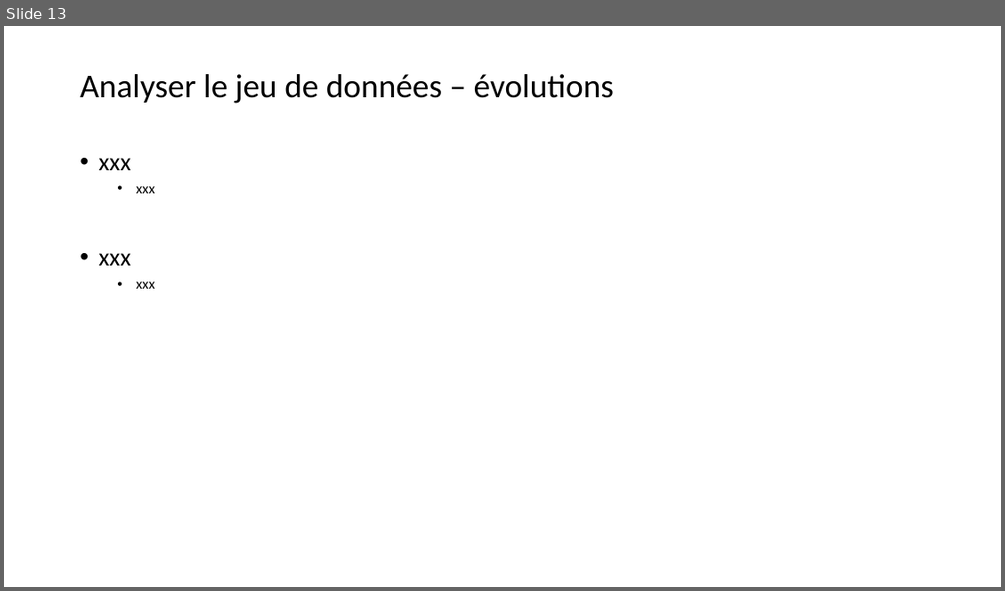
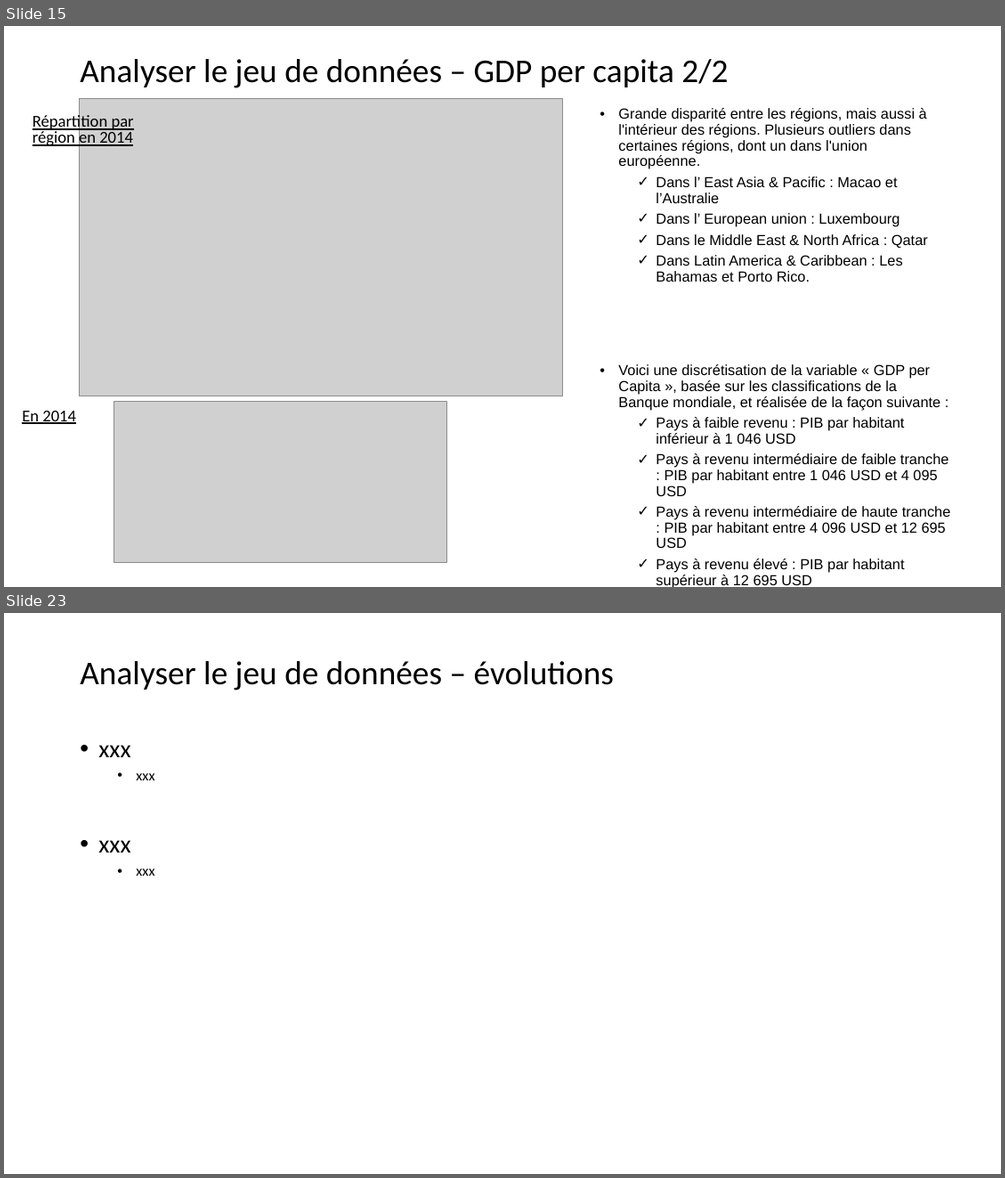
Before and after one commit to ludovic-source/Data_scientist_formation, a slide deck: livrables/Projet_2_presentation_Ludovic_Chimier.pptx. Shown one above the other, each under a label of ours: slide 13 before the commit, slides 15 and 23 after it; the slides between them are not shown. The pictures are 1005x591 and 1005x1178 pixels, drawn with LibreOffice and Linux fonts; fonts in the diff are those of the drawing; grey boxes stand for pictures. Boxes give left, top, right and bottom in pixels: in the first picture for what was removed or moved away, otherwise in the second. Text is boxed around its words. In the diff, an @@ line names an element or a change of style, - is before the commit and + after.

```diff
--- a/livrables/Projet_2_presentation_Ludovic_Chimier.pptx
+++ b/livrables/Projet_2_presentation_Ludovic_Chimier.pptx
@@ slide 15 added at (x1=4, y1=26, x2=1001, y2=587), background #FFFFFF @@
@@ title added at (x1=80, y1=59, x2=728, y2=88), 32 pt, text #000000 @@
+Analyser le jeu de données – GDP per capita 2/2
@@ picture added at (x1=79, y1=99, x2=563, y2=395) @@
@@ text added at (x1=32, y1=113, x2=134, y2=148), 16 pt, text #000000, underline @@
+Répartition par région en 2014
@@ text added at (x1=618, y1=108, x2=928, y2=281), 14 pt, text #000000 @@
+• Grande disparité entre les régions, mais aussi à l'intérieur des régions. Plusieurs outliers dans certaines régions, dont un dans l'union européenne.
+  ✓ Dans l’ East Asia & Pacific : Macao et l’Australie
+  ✓ Dans l’ European union : Luxembourg
+  ✓ Dans le Middle East & North Africa : Qatar
+  ✓ Dans Latin America & Caribbean : Les Bahamas et Porto Rico.
@@ text added at (x1=618, y1=364, x2=951, y2=572), 14 pt, text #000000 @@
+• Voici une discrétisation de la variable « GDP per Capita », basée sur les classifications de la Banque mondiale, et réalisée de la façon suivante :
+  ✓ Pays à faible revenu : PIB par habitant inférieur à 1 046 USD
+  ✓ Pays à revenu intermédiaire de faible tranche : PIB par habitant entre 1 046 USD et 4 095 USD
+  ✓ Pays à revenu intermédiaire de haute tranche : PIB par habitant entre 4 096 USD et 12 695 USD
+  ✓ Pays à revenu élevé : PIB par habitant supérieur à 12 695 USD
@@ text added at (x1=22, y1=410, x2=76, y2=424), 16 pt, text #000000, underline @@
+En 2014
@@ picture added at (x1=114, y1=402, x2=446, y2=563) @@
@@ what was slide 13 is now slide 23 @@
```
Also in this commit, not shown: 10 slides changed, 15 other slides added, 1 slide removed.
